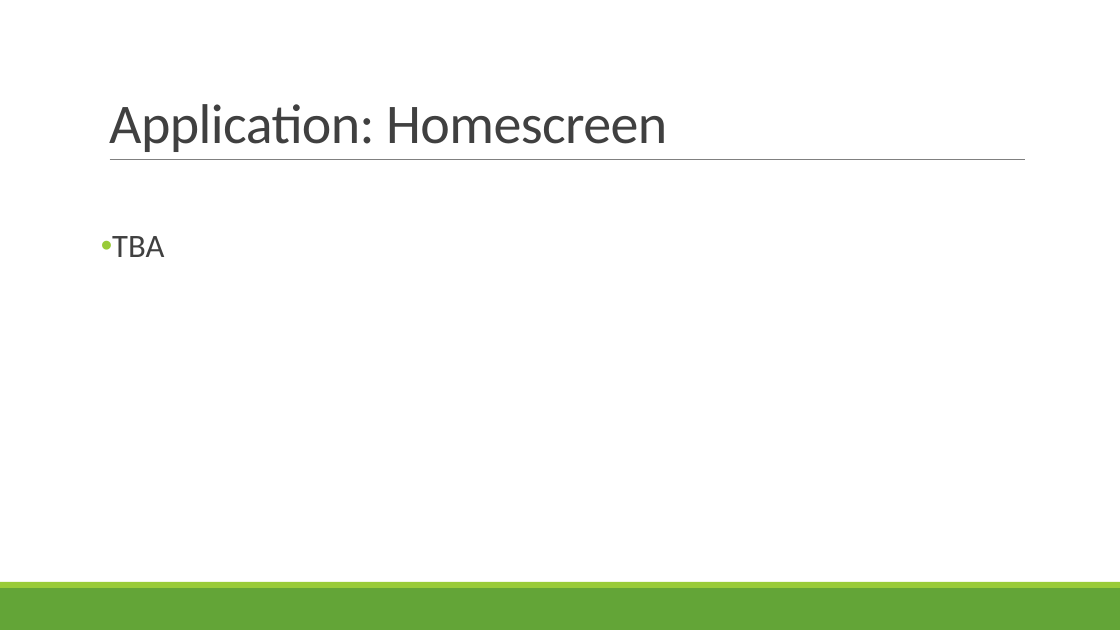
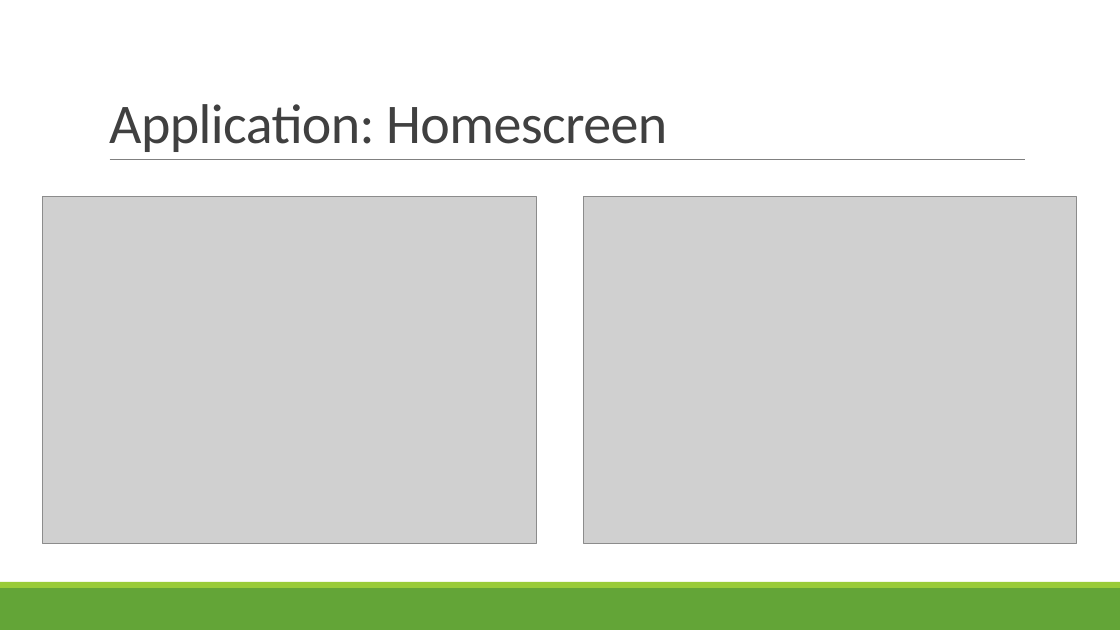
Before and after one commit to shossains/OOPProject, a slide deck: slide 3 of PpGoGreen.pptx. Drawn at 1120x630 pixels with LibreOffice and Linux fonts; fonts in the diff are those of the drawing; grey boxes stand for pictures. Boxes give left, top, right and bottom in pixels: in the first picture for what was removed or moved away, otherwise in the second. Text is boxed around its words. In the diff, an @@ line names an element or a change of style, - is before the commit and + after.

Commit message:
Replace PpGoGreen.pptx,added screenshots to Homescreen slide

```diff
--- a/PpGoGreen.pptx
+++ b/PpGoGreen.pptx
@@ picture added at <box>43,197,536,544</box> @@
@@ picture added at <box>584,197,1076,544</box> @@
@@ text removed at <box>112,236,164,257</box> @@
-• TBA
```
